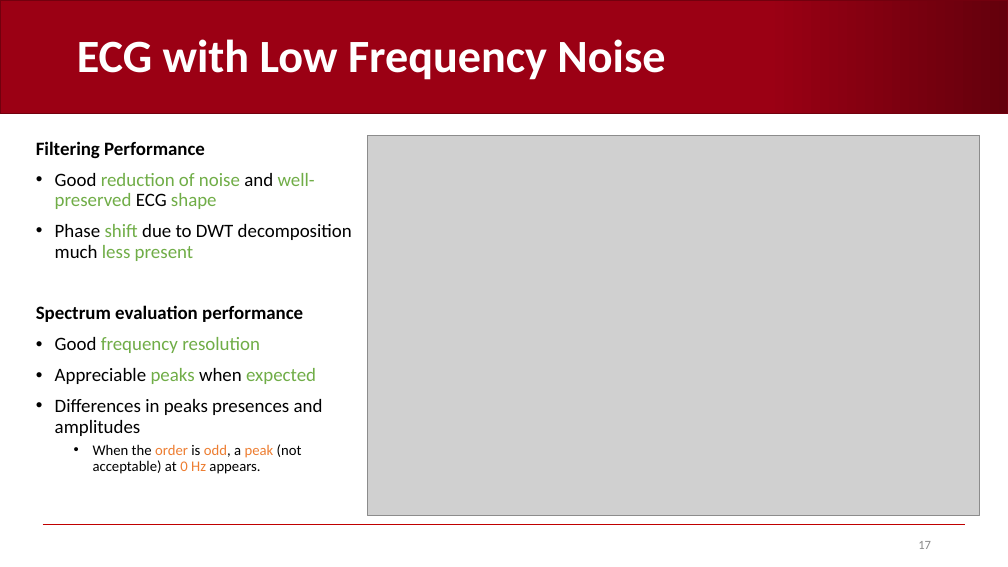
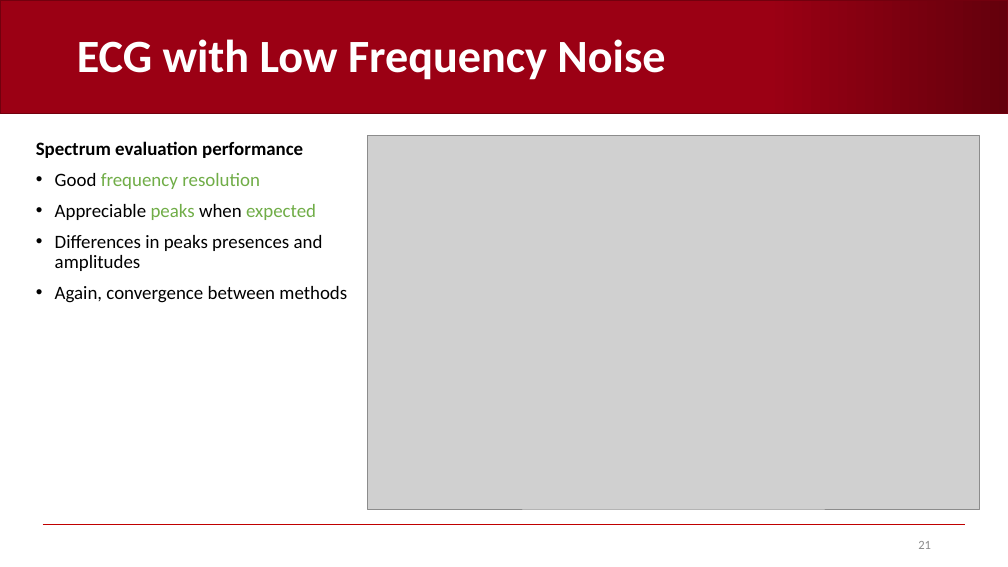
Before and after one commit to AndreaCorrado00/Tesi_magistrale_Corrado_Andrea, a slide deck: slide 21 of Documentation/3. in-depth spectrum analysis.pptx (slide 17 before the commit). Drawn at 1008x567 pixels with LibreOffice and Linux fonts; fonts in the diff are those of the drawing; grey boxes stand for pictures; background and template pictures are left out. Boxes give left, top, right and bottom in pixels: in the first picture for what was removed or moved away, otherwise in the second. Text is boxed around its words. In the diff, an @@ line names an element or a change of style, - is before the commit and + after.

```diff
--- a/Documentation/3. in-depth spectrum analysis.pptx
+++ b/Documentation/3. in-depth spectrum analysis.pptx
@@ text at [36, 141, 352, 261]: paragraphs removed @@
-Filtering Performance
-• Good reduction of noise and well-preserved ECG shape
-• Phase shift due to DWT decomposition much less present
@@ picture: place and size @@
-picture at [368, 135, 980, 516]
+picture at [368, 135, 980, 509]
@@ text at [55, 286, 347, 303]: text changed; size 14 to 18 pt @@
-  • When the order is odd, a peak (not acceptable) at 0 Hz appears.
+• Again, convergence between methods
@@ page number at [918, 541, 931, 549]: text changed @@
-17
+21
```
Also in this commit, not shown: 7 other slides changed, 6 slides added, 7 slides removed, 4 other files.
